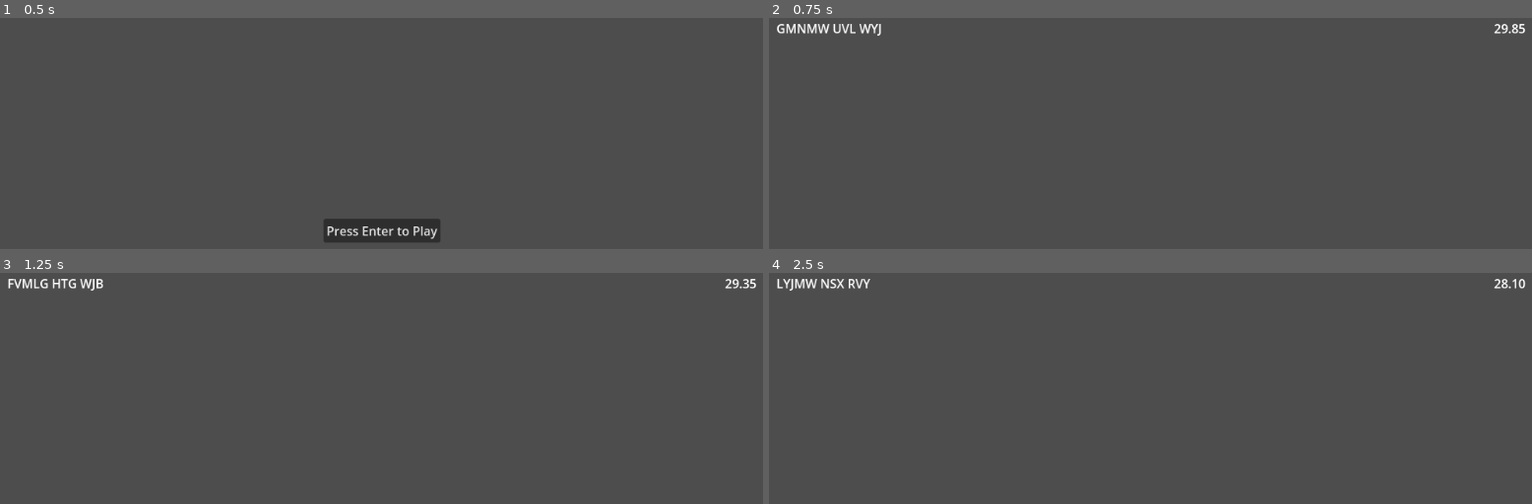
Above: before the commit, frames 1-4 (two rows, left to right).
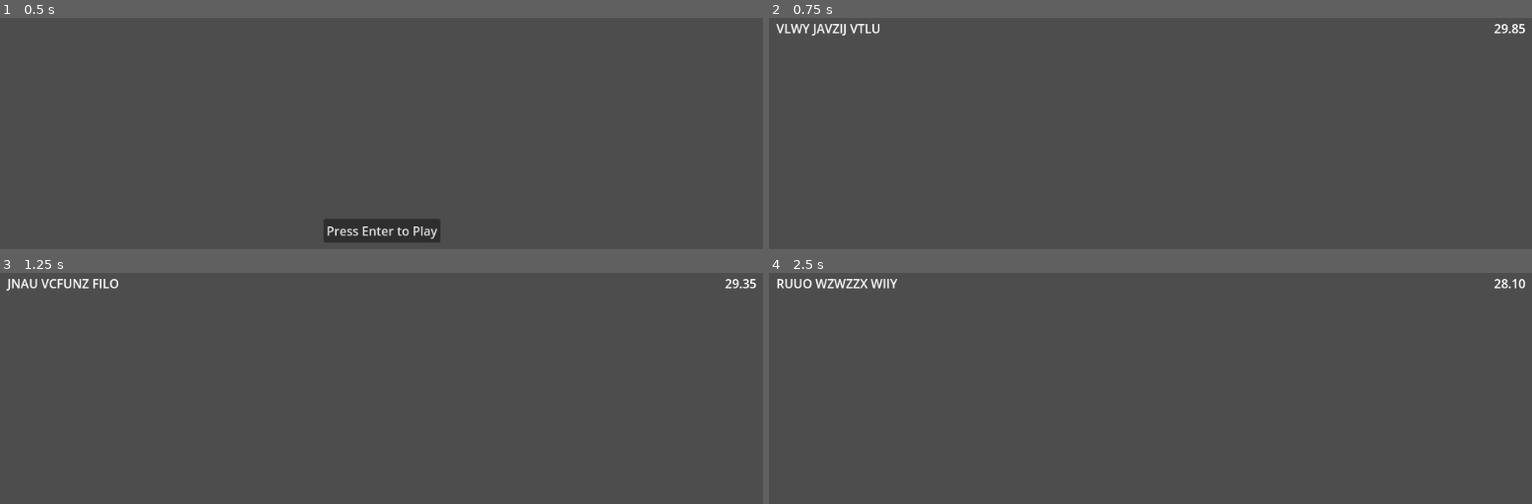
Above: after the commit, the same moments.

Repository: AlgorithmJuice/CodeBreaker
Game: Godot game, scene res://scenes/menu.tscn
Two runs of this game, one before a commit and one after it. Both use one fixed random seed, a clock stepped at 60 frames per second and the inputs below.
Inputs:
- Up to frame 1 (0.5 s): no input
- Up to frame 2 (0.75 s): click "Press Enter to Play" at 0.5 s
- Up to frame 3 (1.25 s): no input
- Up to frame 4 (2.5 s): tap Enter (bgs_start_p1) at 1.25, 2.1 s; hold Insert (bgs_insert_credit_p1) 1.28-2.03 s

Frame 1 is identical in both runs. In frame 2, 0.4% of the frame differs, in the area x 0-15%, y 2-8%; in frame 3, 0.4%; in frame 4, 0.5%, in the area x 1-17%, y 2-8%.

Commit message:
added words matrix generation

Diff:
--- a/data/phrases.json
+++ b/data/phrases.json
@@ -1,40 +1,39 @@
 [
-    "UNDER THE WEATHER",
-    "SET THE RECORD STRAIGHT",
-    "BITE THE BULLET",
-    "BEAT AROUND THE BUSH",
-    "BETTER LATE THAN NEVER",
-    "GET YOUR ACT TOGETHER",
-    "HIT THE BOOKS",
-    "SPILL THE BEANS",
-    "THE LAST STRAW",
-    "THAT SHIP HAS SAILED",
-    "PULL SOMEONES LEG",
-    "WHEN PIGS FLY",
-    "CURIOSITY KILLED THE CAT",
-    "THE WHOLE NINE YARDS",
-    "BREAK THE ICE",
-    "WILD GOOSE CHASE",
-    "BOUNCE OFF THE WALLS",
-    "BURY THE HATCHET",
-    "DRAW THE LINE",
-    "KILL TWO BIRDS WITH ONE STONE",
-    "OVER THE MOON",
-    "THROUGH THICK AND THIN",
-    "OFF THE HOOK",
-    "DROP THE BALL",
-    "SAVE YOUR BREATH",
-    "STEAL THE SHOW",
-    "JUMP THE GUN",
-    "SEEN BETTER DAYS",
-    "PLAY YOUR CARDS RIGHT",
-    "EASIER SAID THAN DONE",
-    "BLOW OFF STEAM",
-    "UNDER THE WIRE",
-    "RIGHT OFF THE BAT",
-    "ROCK THE BOAT",
-    "UNDER THE TABLE",
-    "UNDER THE RUG",
-    "SMOKE AND MIRRORS",
-    "READ BETWEEN THE LINES"
+	"UNDER THE WEATHER",
+	"SET THE RECORD STRAIGHT",
+	"BITE THE BULLET",
+	"BEAT AROUND THE BUSH",
+	"BETTER LATE THAN NEVER",
+	"GET YOUR ACT TOGETHER",
+	"HIT THE BOOKS",
+	"SPILL THE BEANS",
+	"THE LAST STRAW",
+	"THAT SHIP HAS SAILED",
+	"PULL SOMEONES LEG",
+	"WHEN PIGS FLY",
+	"THE WHOLE NINE YARDS",
+	"BREAK THE ICE",
+	"WILD GOOSE CHASE",
+	"BOUNCE OFF THE WALLS",
+	"BURY THE HATCHET",
+	"DRAW THE LINE",
+	"KILL TWO BIRDS WITH ONE STONE",
+	"OVER THE MOON",
+	"THROUGH THICK AND THIN",
+	"OFF THE HOOK",
+	"DROP THE BALL",
+	"SAVE YOUR BREATH",
+	"STEAL THE SHOW",
+	"JUMP THE GUN",
+	"SEEN BETTER DAYS",
+	"PLAY YOUR CARDS RIGHT",
+	"EASIER SAID THAN DONE",
+	"BLOW OFF STEAM",
+	"UNDER THE WIRE",
+	"RIGHT OFF THE BAT",
+	"ROCK THE BOAT",
+	"UNDER THE TABLE",
+	"UNDER THE RUG",
+	"SMOKE AND MIRRORS",
+	"READ BETWEEN THE LINES"
 ]
--- a/scenes/game.tscn
+++ b/scenes/game.tscn
@@ -10,7 +10,6 @@
 grow_horizontal = 2
 grow_vertical = 2
 script = ExtResource("1_e2t64")
-passphrase = [null]
 
 [node name="MarginContainer" type="MarginContainer" parent="."]
 layout_mode = 1
--- a/scripts/game_controller.gd
+++ b/scripts/game_controller.gd
@@ -1,10 +1,12 @@
 extends Node
 
 
-@export var passphrase: Array = []
+@export var num_words: int = 50
 @export var current_round: int = 0
 @export var round_time: float = 30
 
+var passphrase: Array = []
+var words: Array = []
 var total_rounds: int = 0
 var passphrase_label: Label = null
 var countdown_label: Label = null
@@ -12,6 +14,7 @@
 
 func _ready():
 	passphrase = get_passphrase()
+	words = get_words()
 	total_rounds = passphrase.size()
 
 	init_passphrase()
@@ -62,3 +65,21 @@
 	countdown_timer.wait_time = round_time
 	countdown_timer.start()
 	countdown_label.text = display_countdown()
+
+func get_words():
+	var selected_words = []
+	var length = str(passphrase[current_round].length())
+	var wordlist = GameData.words[length].duplicate()
+
+	selected_words.append(passphrase[current_round])
+	while selected_words.size() < num_words and wordlist.size() > 0:
+		var index = randi() % wordlist.size()
+		var word = wordlist[index]
+
+		if not selected_words.has(word):
+			selected_words.append(word)
+
+		wordlist.remove_at(index)
+
+	selected_words.shuffle()
+	return selected_words
